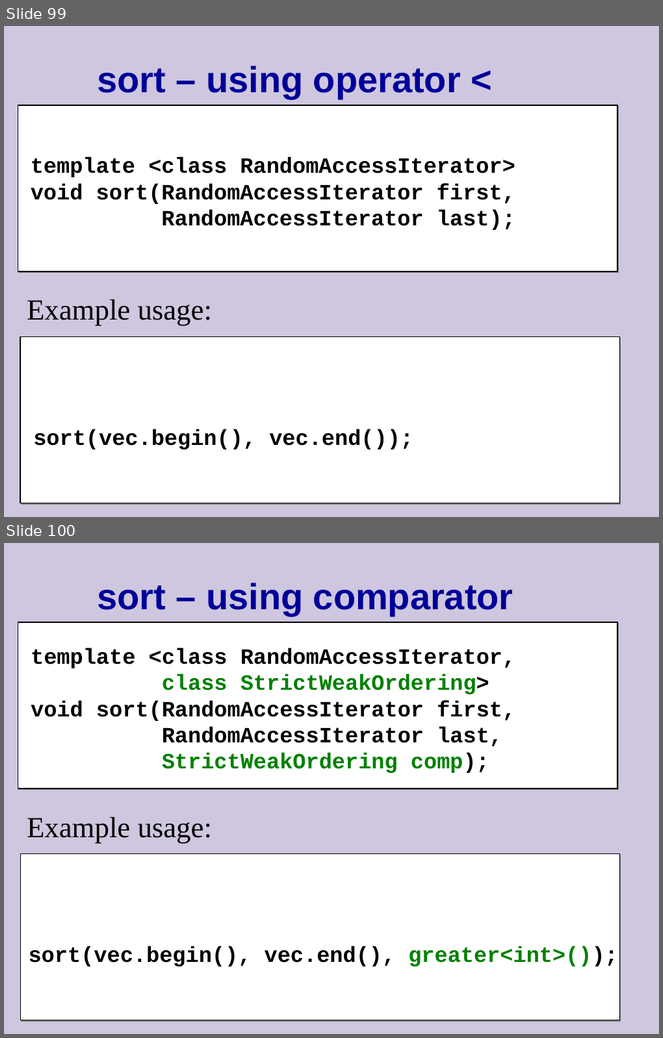
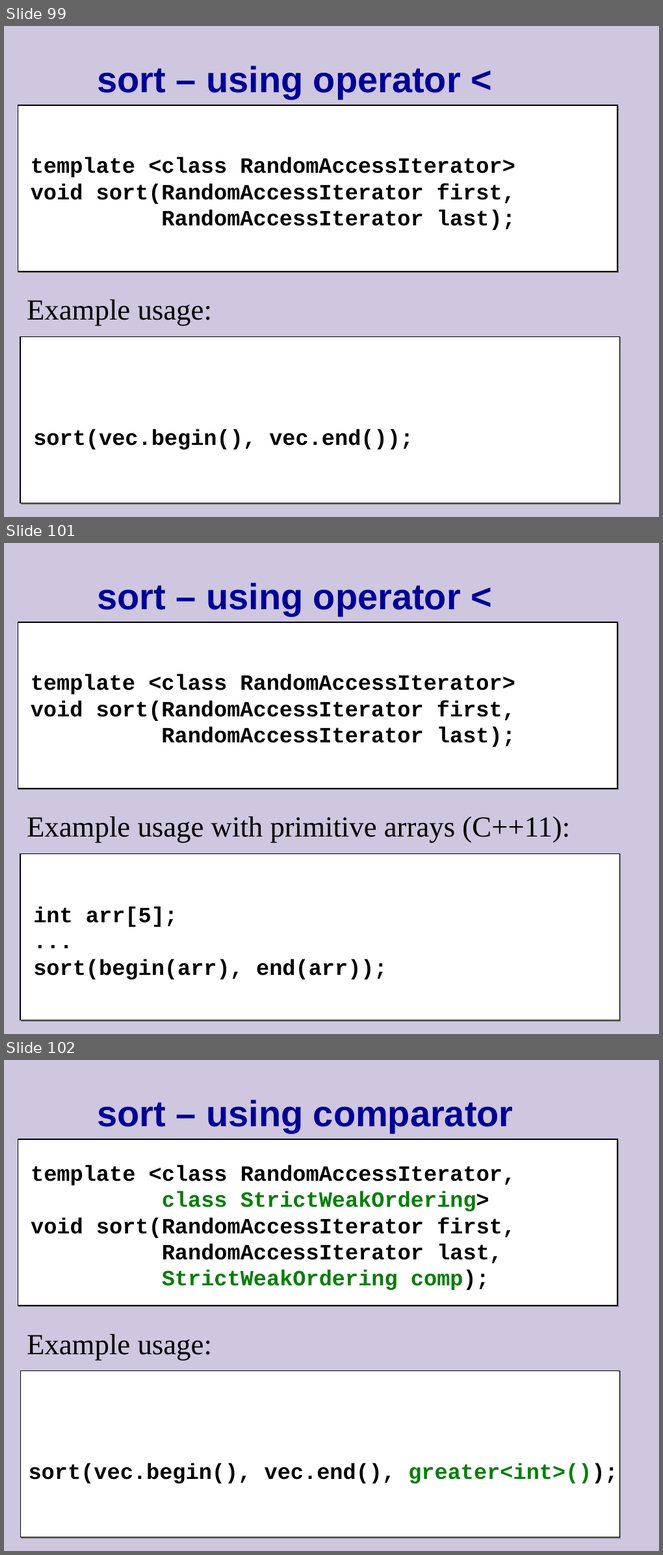
Before and after one commit to cpp-at-ariel/cpp-5778, a slide deck: week10-stl/slides-1-stl.odp. Shown one above the other, each under a label of ours: slides 99 and 100 before the commit, slides 99, 101 and 102 after it; the slides between them are not shown. The pictures are 663x1038 and 663x1555 pixels, drawn with LibreOffice and Linux fonts; fonts in the diff are those of the drawing. Boxes give left, top, right and bottom in pixels: in the first picture for what was removed or moved away, otherwise in the second. Text is boxed around its words. In the diff, an @@ line names an element or a change of style, - is before the commit and + after.

```diff
--- a/week10-stl/slides-1-stl.odp
+++ b/week10-stl/slides-1-stl.odp
@@ slide 101 added at box(4, 543, 659, 1034), background #CEC7DF @@
@@ title added at box(97, 583, 461, 615), 40 pt, text #000099, bold @@
+sort – using operator <
@@ freeform shape added at box(18, 622, 618, 789), fill #FFFFFF, outline #000000 0.99 pt @@
@@ free added at box(18, 659, 542, 757), 24 pt, text #000000, bold @@
+template <class RandomAccessIterator>
+void sort(RandomAccessIterator first,
+RandomAccessIterator last);
@@ free added at box(20, 813, 536, 990), 24 pt, text #000000, bold @@
+int arr[5];
+...
+sort(begin(arr), end(arr));
@@ text added at box(27, 817, 570, 843), 32 pt, text #000000 @@
+Example usage with primitive arrays (C++11):
@@ freeform shape added at box(20, 854, 620, 1021), fill #FFFFFF, outline #000000 0.99 pt @@
@@ what was slide 100 is now slide 102 @@
```
Also in this commit, not shown: 3 slides changed, 7 other slides added, 12 other files.
